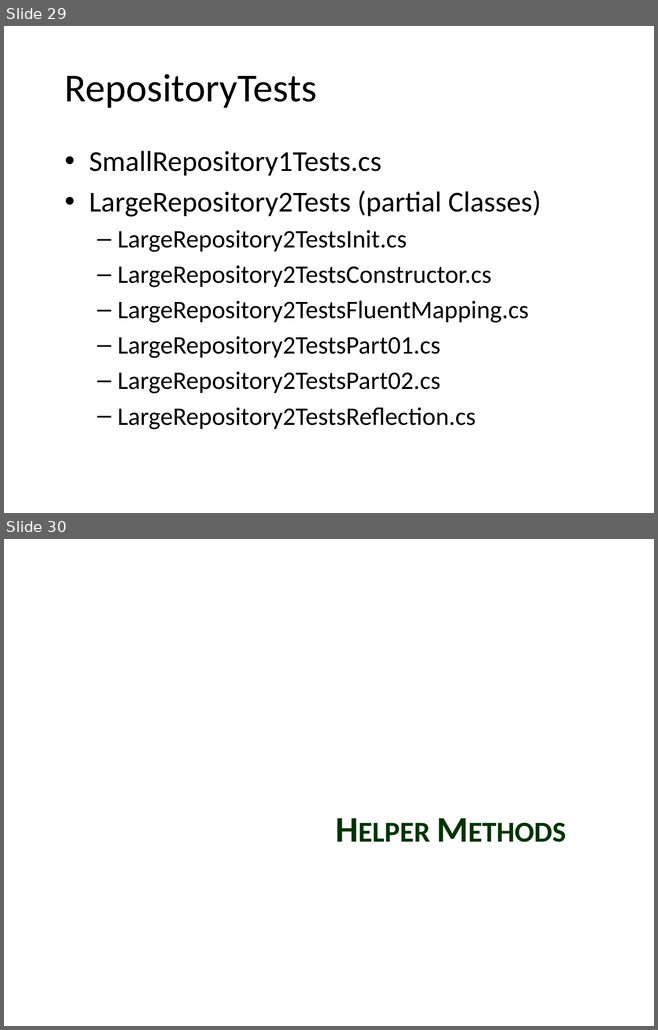
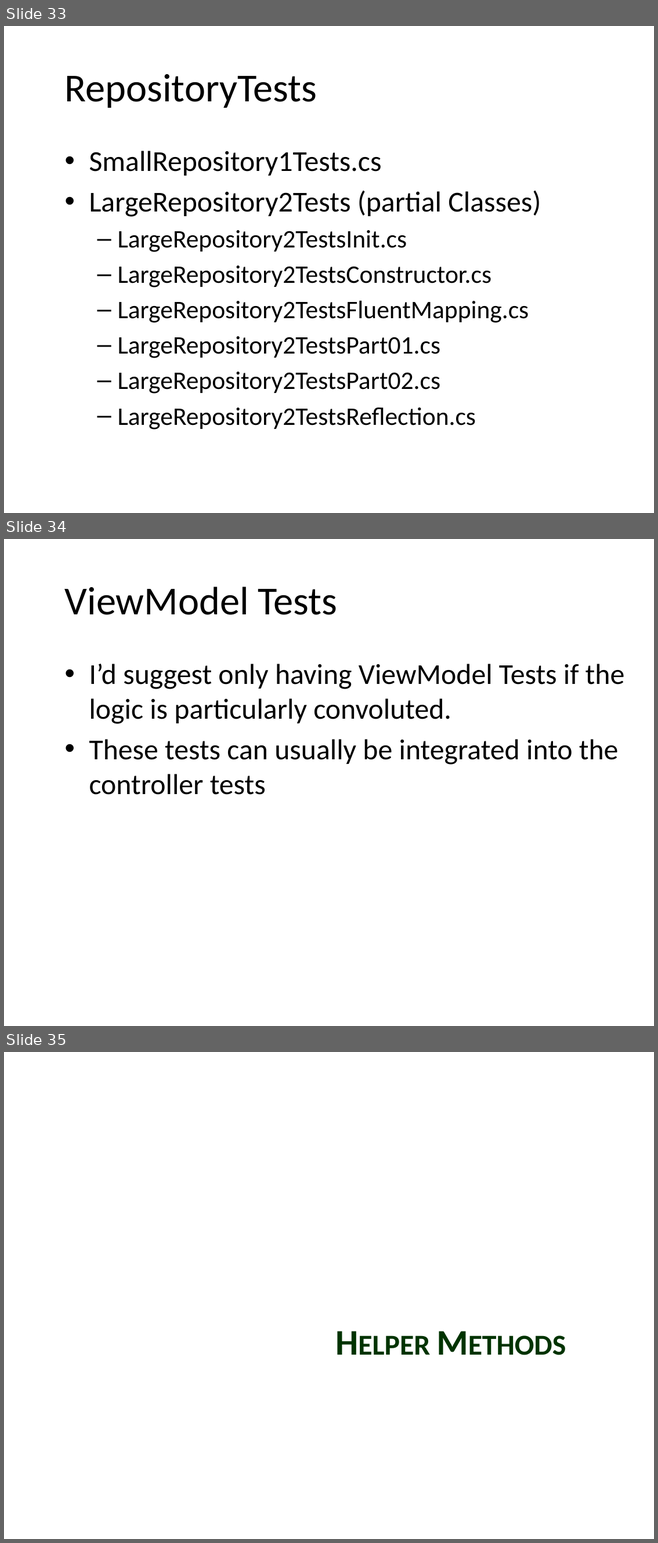
Before and after one commit to jSylvestre/ResharperTemplates, a slide deck: How To Write Unit Tests.pptx. Shown one above the other, each under a label of ours: slides 29 and 30 before the commit, slides 33, 34 and 35 after it. The pictures are 658x1030 and 658x1543 pixels, drawn with LibreOffice and Linux fonts; fonts in the diff are those of the drawing; background and template pictures are left out. Boxes give left, top, right and bottom in pixels: in the first picture for what was removed or moved away, otherwise in the second. Text is boxed around its words. In the diff, an @@ line names an element or a change of style, - is before the commit and + after.

```diff
--- a/How To Write Unit Tests.pptx
+++ b/How To Write Unit Tests.pptx
@@ slide 34 added at (4,539,654,1026), background picture (left out) @@
@@ title added at (65,587,337,615), 44 pt, text #000000 @@
+ViewModel Tests
@@ text added at (89,664,625,795), 32 pt, text #000000 @@
+• I’d suggest only having ViewModel Tests if the logic is particularly convoluted.
+• These tests can usually be integrated into the controller tests
@@ what was slide 29 is now slide 33 @@
@@ what was slide 30 is now slide 35 @@
```
Also in this commit, not shown: 1 slide changed, 4 other slides added.
